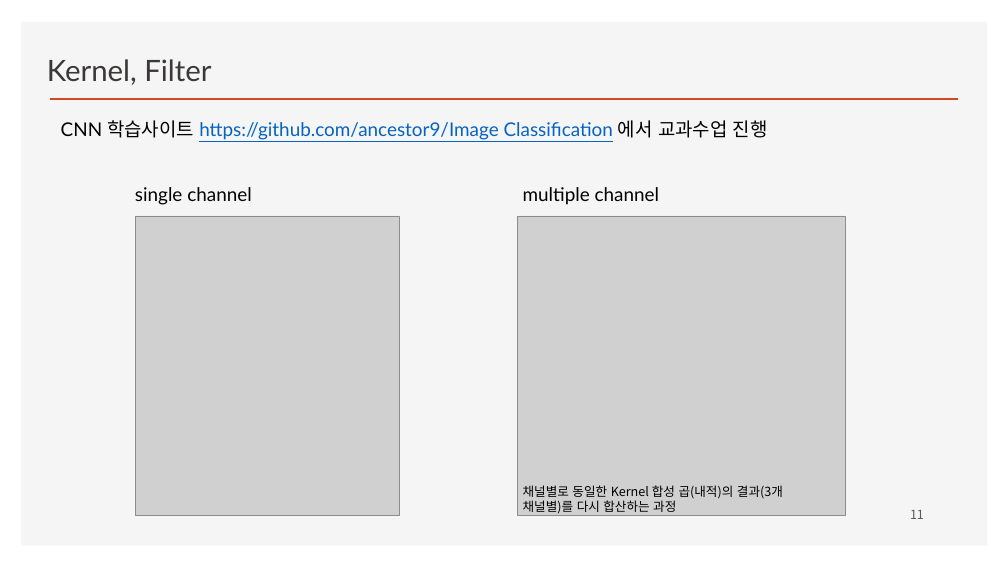
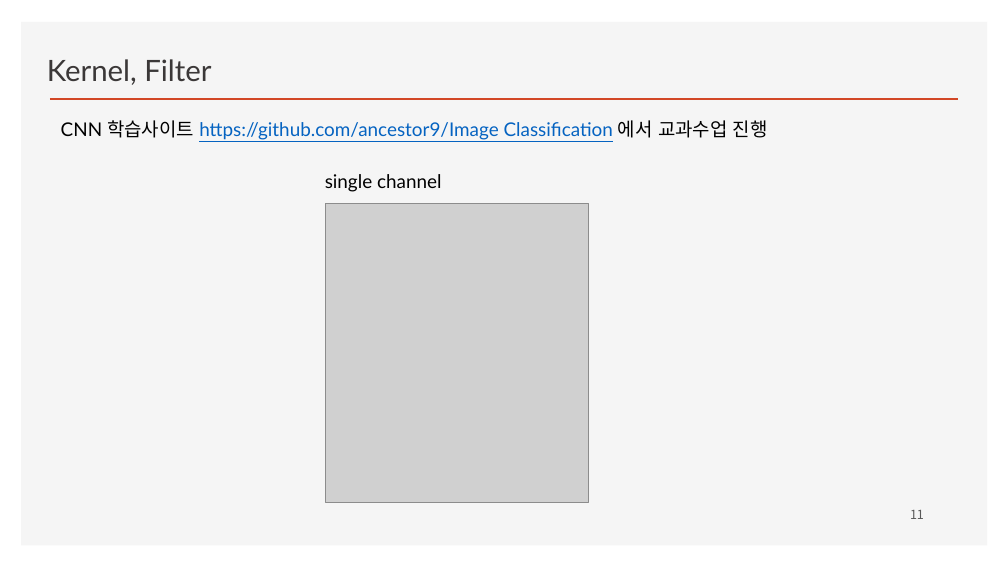
Before and after one commit to ancestor9/2026_Fall_Deep-Learning-with-Python, a slide deck: slide 11 of CNN/CNN.pptx. Drawn at 1008x567 pixels with LibreOffice and Linux fonts; fonts in the diff are those of the drawing; grey boxes stand for pictures; background and template pictures are left out. Boxes give left, top, right and bottom in pixels: in the first picture for what was removed or moved away, otherwise in the second. Text is boxed around its words. In the diff, an @@ line names an element or a change of style, - is before the commit and + after.

```diff
--- a/CNN/CNN.pptx
+++ b/CNN/CNN.pptx
@@ text "single channel": place and size @@
-text "single channel" at box(135, 187, 251, 205)
+text "single channel" at box(325, 174, 441, 192)
@@ picture: place and size @@
-picture at box(136, 216, 399, 516)
+picture at box(326, 203, 589, 503)
@@ text removed at box(523, 187, 659, 205) @@
-multiple channel
@@ picture removed at box(518, 216, 845, 516) @@
@@ text removed at box(523, 485, 783, 514) @@
-채널별로 동일한 Kernel 합성 곱(내적)의 결과(3개 채널별)를 다시 합산하는 과정
```
Also in this commit, not shown: 3 slides added.
